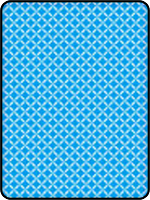
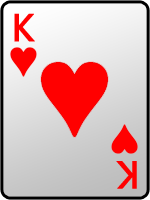
Comparing the layer stacks of the two (150, 200) images. Changes:
added group "花色" with 8 layers above "图层 6" over [7, 44, 143, 158]
hid "图层 4 副本", moved it into group "花色" over [7, 45, 143, 157]
hid "图层 4", moved it into group "花色" over [36, 61, 113, 138]
showed "图层 2 副本", moved it into group "花色", painted on it over [9, 38, 139, 164]
showed "图层 2", moved it into group "花色" over [40, 61, 109, 138]
hid "图层 6" over [0, 0, 150, 200]
added group "字" with 26 layers above "图层 5" over [8, 13, 144, 190]
added layer "K" (1st of 2, in "字") in group "字" over [116, 161, 137, 189]
added layer "K" (2nd of 2, in "字") in group "字" over [14, 13, 35, 42]
renamed "3" to "5", hid it, moved it into group "字", painted on it over [119, 158, 136, 187]
renamed "3" to "5", hid it, moved it into group "字", painted on it over [13, 13, 31, 42]
